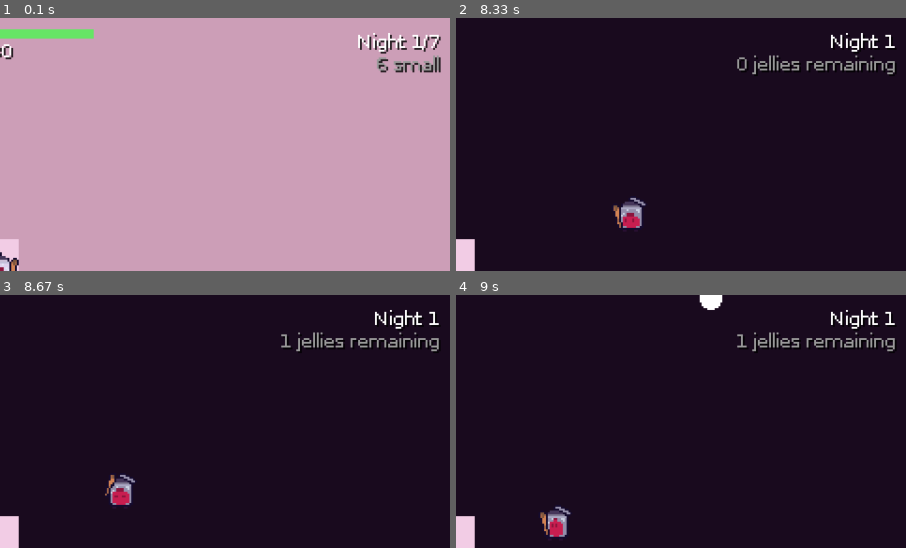
Above: before the commit, frames 1-4 (two rows, left to right).
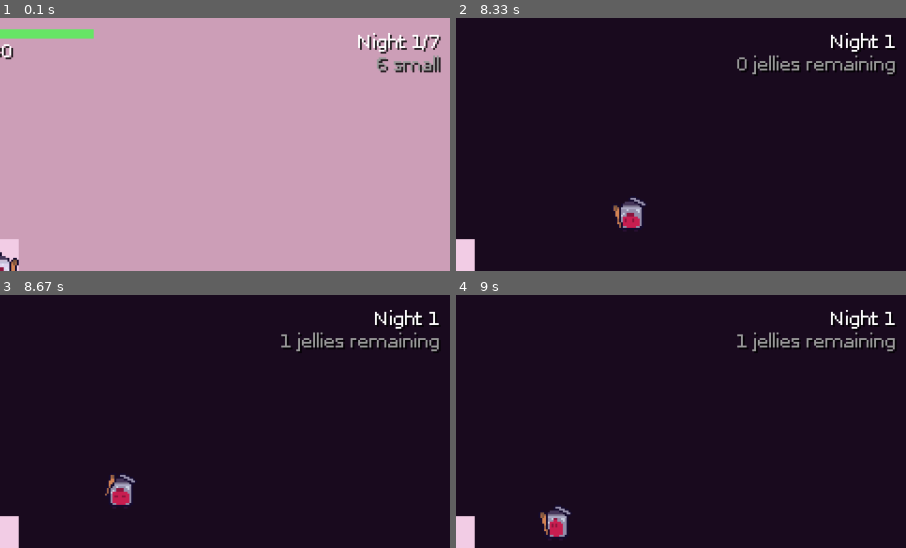
Above: after the commit, the same moments.

Repository: Lallethu/journey-trough-jhell
Game: LÖVE game, started from main.lua
Same seed, same stepped clock (60 frames per second), same inputs: the game is played once before the commit and once after it.
Inputs (mouse positions are % of the whole screen's width and height, from its top left):
- Up to frame 1 (0.1 s): no input
- Up to frame 2 (8.33 s): hold Right 0.33-0.8 s; move the mouse to (46, 54) at 0.37 s; hold Up 0.88-1.18 s; move the mouse to (82, 47) at 0.92 s; hold Right 1.22-1.68 s; move the mouse to (50, 56) at 1.25 s; hold Left 1.72-2.25 s; move the mouse to (26, 51) at 1.75 s; hold Down 2.28-2.58 s; move the mouse to (60, 72) at 2.32 s; hold Left 2.62-3.02 s; move the mouse to (19, 74) at 2.65 s; hold Up 3.05-3.42 s; move the mouse to (65, 15) at 3.08 s; hold Right 3.45-4.08 s; move the mouse to (87, 85) at 3.48 s; hold Down 4.12-4.48 s; move the mouse to (62, 59) at 4.15 s; hold Left 4.52-4.98 s; move the mouse to (52, 16) at 4.55 s; hold Right 5.02-5.48 s; move the mouse to (26, 30) at 5.05 s; hold Up 5.52-5.82 s; move the mouse to (14, 47) at 5.55 s; tap Enter at 5.85 s; hold Right 7.68-8.15 s; hold Left from 8.18 s (still down)
- Up to frame 3 (8.67 s): keep holding Left
- Up to frame 4 (9 s): release Left at 8.72 s; hold Down from 8.75 s (still down)
The pictures show only the part of the screen within x 50-100%, y 0-50%; the shares and areas given below are measured in that part.

Frames 1-3 are identical in both runs. In frame 4, 0.3% of the frame differs, in the area x 54-60%, y 0-6%.

Commit message:
Tweak values

Diff:
--- a/src/data/waves.lua
+++ b/src/data/waves.lua
@@ -1,5 +1,5 @@
 local wavesdata = {
-  EDGE_MARGIN = 20, -- care if jelly.size changes, this one should as well
+  EDGE_MARGIN = 30, -- care if jelly.size changes, this one should as well
   NIGHTS = {
     { interval = 0.8, groups = { { size = 1, count = 6 } } },
     { interval = 0.7, groups = { { size = 1, count = 8 }, { size = 2, count = 2 } } },
